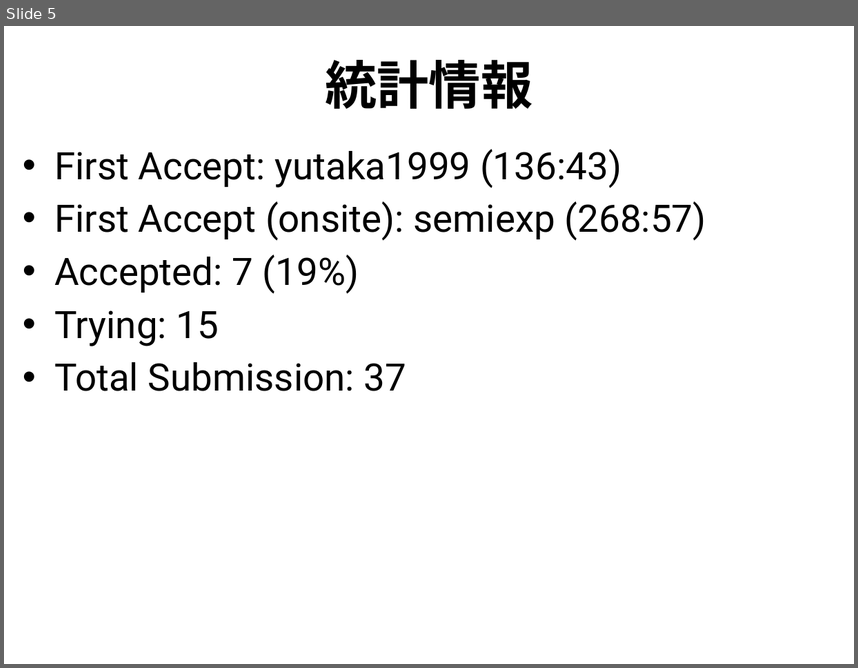
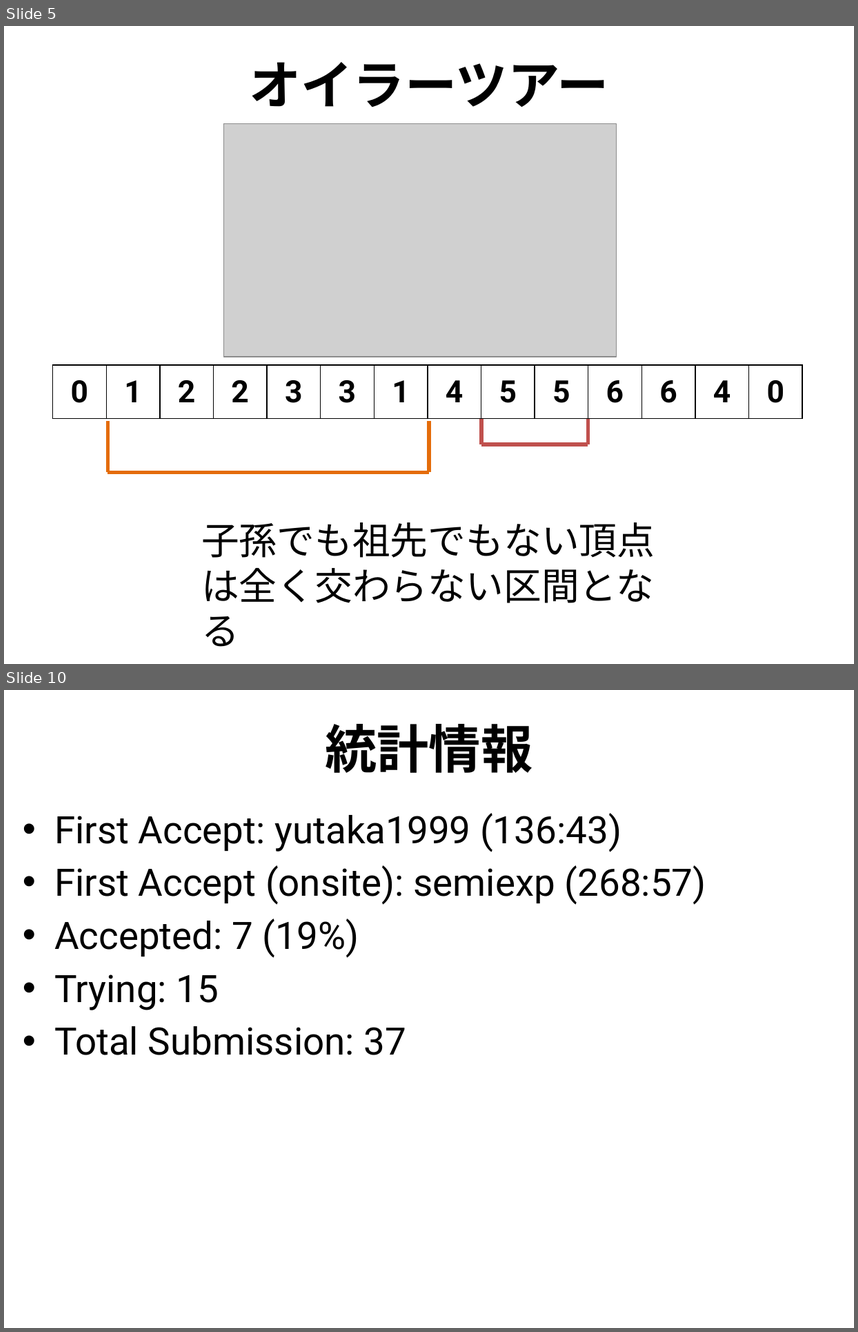
Before and after one commit to utpcjp/utpcjp.github.com, a slide deck: 2013/slides/I.pptx. Shown one above the other, each under a label of ours: slide 5 before the commit, slides 5 and 10 after it; the slides between them are not shown. The pictures are 858x668 and 858x1332 pixels, drawn with LibreOffice and Linux fonts; fonts in the diff are those of the drawing; grey boxes stand for pictures. Boxes give left, top, right and bottom in pixels: in the first picture for what was removed or moved away, otherwise in the second. Text is boxed around its words. In the diff, an @@ line names an element or a change of style, - is before the commit and + after.

```diff
--- a/2013/slides/I.pptx
+++ b/2013/slides/I.pptx
@@ slide 5 added at (x1=4, y1=26, x2=854, y2=664), background #FFFFFF @@
@@ title added at (x1=249, y1=62, x2=608, y2=107), 44 pt, text #000000, bold @@
+オイラーツアー
@@ picture added at (x1=224, y1=124, x2=617, y2=357) @@
@@ table added at (x1=52, y1=365, x2=802, y2=419), 1 rows, 14 columns @@
+0 | 1 | 2 | 2 | 3 | 3 | 1 | 4 | 5 | 5 | 6 | 6 | 4 | 0
@@ line added from (481, 419) to (481, 444), #C0504D 3 pt @@
@@ line added from (588, 419) to (588, 444), #C0504D 3 pt @@
@@ line added from (107, 421) to (107, 472), #E46C0A 3 pt @@
@@ line added from (429, 421) to (429, 472), #E46C0A 3 pt @@
@@ line added from (481, 444) to (588, 444), #C0504D 3 pt @@
@@ line added from (107, 472) to (429, 472), #E46C0A 3 pt @@
@@ text added at (x1=201, y1=522, x2=655, y2=603), 32 pt, text #000000 @@
+子孫でも祖先でもない頂点は全く交わらない区間となる
@@ what was slide 5 is now slide 10 @@
```
Also in this commit, not shown: 3 slides changed, 5 other slides added, 1 slide removed, 6 other files.
